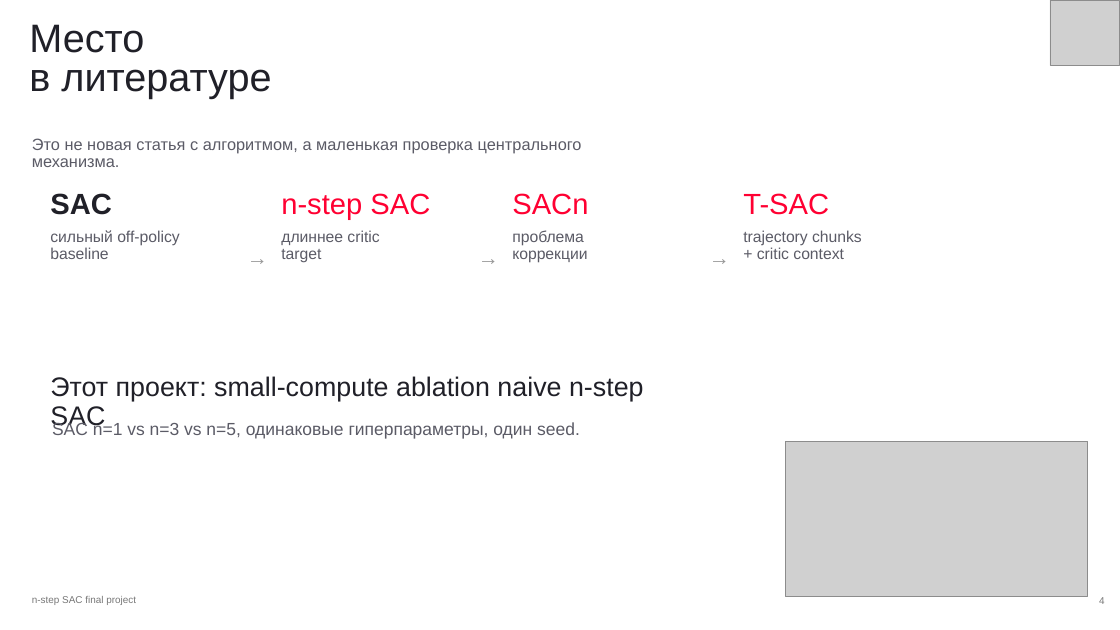
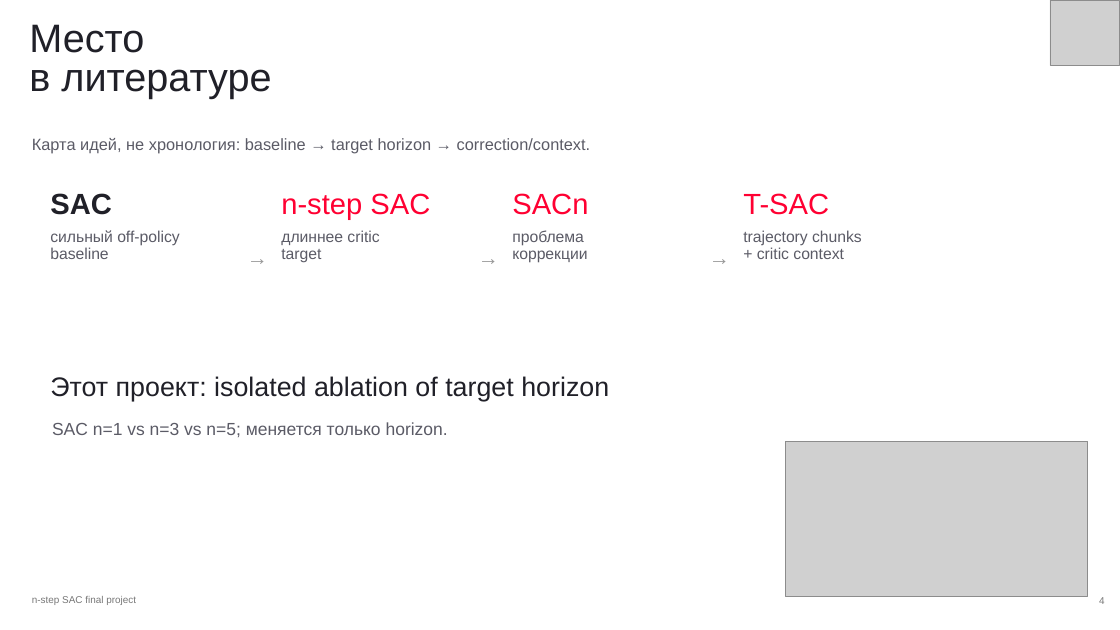
Before and after one commit to Therad445/nstep-sac-reproducibility, a slide deck: slide 4 of slides/nstep_sac_template_style_deck_ru.pptx. Drawn at 1120x630 pixels with LibreOffice and Linux fonts; fonts in the diff are those of the drawing; grey boxes stand for pictures. Boxes give left, top, right and bottom in pixels: in the first picture for what was removed or moved away, otherwise in the second. Text is boxed around its words. In the diff, an @@ line names an element or a change of style, - is before the commit and + after.

```diff
--- a/slides/nstep_sac_template_style_deck_ru.pptx
+++ b/slides/nstep_sac_template_style_deck_ru.pptx
@@ text at bbox=[32, 138, 591, 153]: text changed @@
-Это не новая статья с алгоритмом, а маленькая проверка центрального механизма.
+Карта идей, не хронология: baseline → target horizon → correction/context.
@@ text at bbox=[50, 376, 609, 402]: text changed @@
-Этот проект: small-compute ablation naive n-step SAC
+Этот проект: isolated ablation of target horizon
@@ text at bbox=[52, 422, 448, 437]: text changed @@
-SAC n=1 vs n=3 vs n=5, одинаковые гиперпараметры, один seed.
+SAC n=1 vs n=3 vs n=5; меняется только horizon.
```
Also in this commit, not shown: 5 other slides changed, 3 other files.
